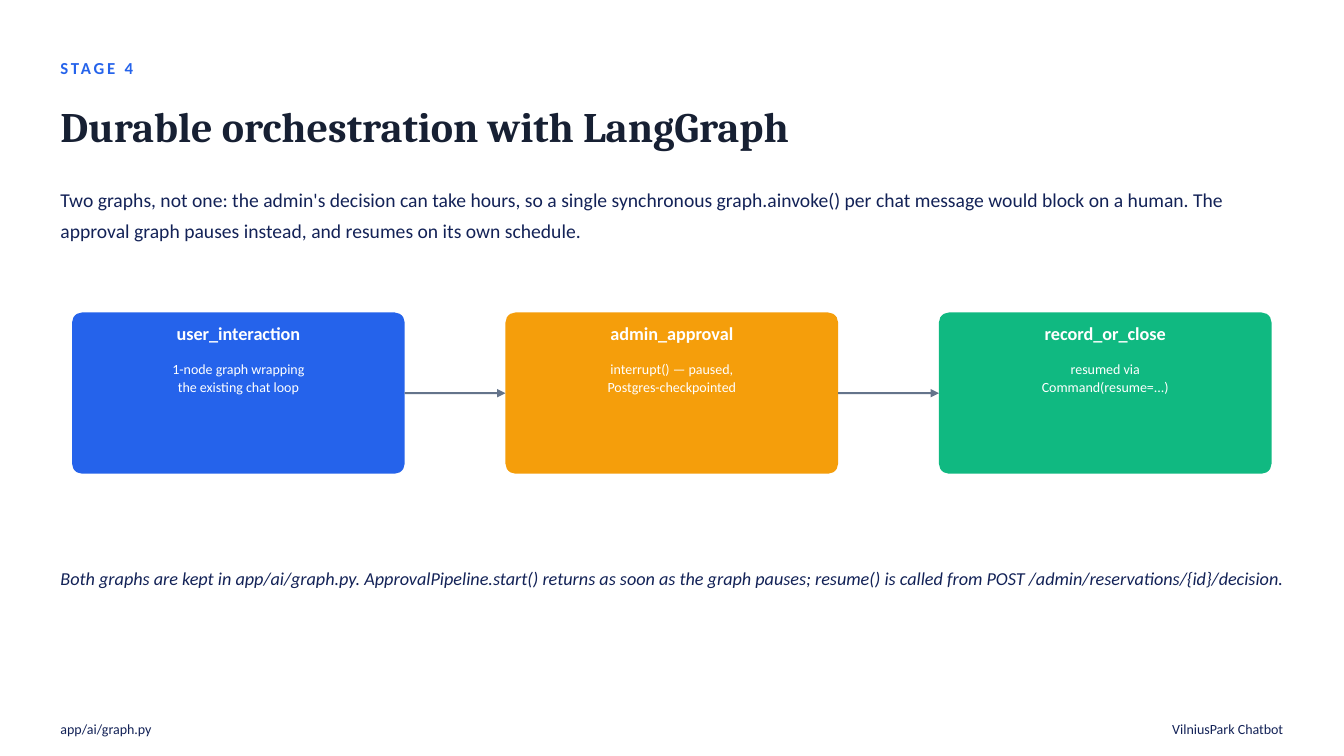
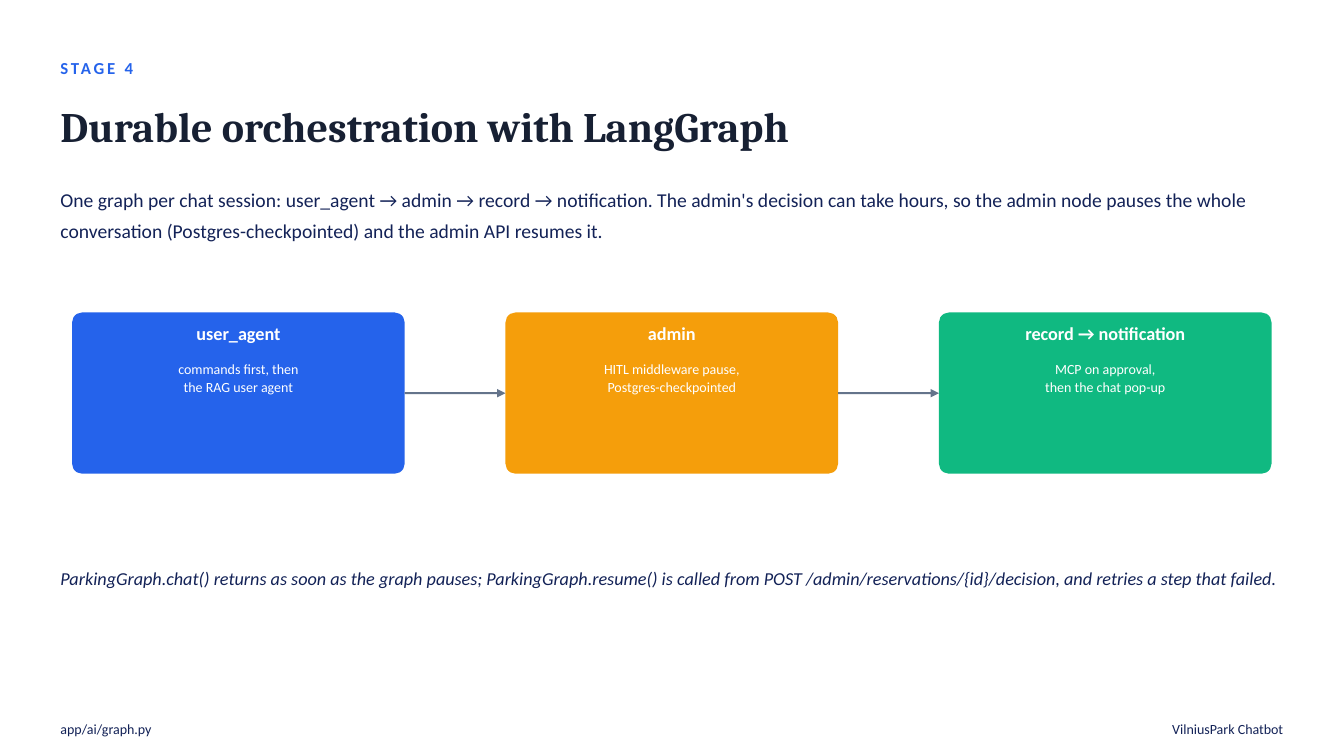
Before and after one commit to FastSnakeEyes/parking-reservation-chatbot, a slide deck: slide 10 of docs/presentation.pptx. Drawn at 1344x756 pixels with LibreOffice and Linux fonts; fonts in the diff are those of the drawing. Boxes give left, top, right and bottom in pixels: in the first picture for what was removed or moved away, otherwise in the second. Text is boxed around its words. In the diff, an @@ line names an element or a change of style, - is before the commit and + after.

```diff
--- a/docs/presentation.pptx
+++ b/docs/presentation.pptx
@@ text at (60, 193, 1246, 242): text changed @@
-Two graphs, not one: the admin's decision can take hours, so a single synchronous graph.ainvoke() per chat message would block on a human. The approval graph pauses instead, and resumes on its own schedule.
+One graph per chat session: user_agent → admin → record → notification. The admin's decision can take hours, so the admin node pauses the whole conversation (Postgres-checkpointed) and the admin API resumes it.
@@ text at (196, 328, 280, 343): text changed @@
-user_interaction
+user_agent
@@ text at (648, 327, 696, 340): text changed @@
-admin_approval
+admin
@@ text at (1025, 327, 1186, 340): text changed @@
-record_or_close
+record → notification
@@ text at (178, 364, 298, 395): text changed @@
-1-node graph wrapping
-the existing chat loop
+commands first, then
+the RAG user agent
@@ text at (604, 364, 739, 377): text changed @@
-interrupt() — paused,
+HITL middleware pause,
@@ text at (1045, 364, 1165, 395): text changed @@
-resumed via
-Command(resume=...)
+MCP on approval,
+then the chat pop-up
@@ text at (60, 572, 1277, 588): text changed @@
-Both graphs are kept in app/ai/graph.py. ApprovalPipeline.start() returns as soon as the graph pauses; resume() is called from POST /admin/reservations/{id}/decision.
+ParkingGraph.chat() returns as soon as the graph pauses; ParkingGraph.resume() is called from POST /admin/reservations/{id}/decision, and retries a step that failed.
```
Also in this commit, not shown: 7 other slides changed, 22 other files.
